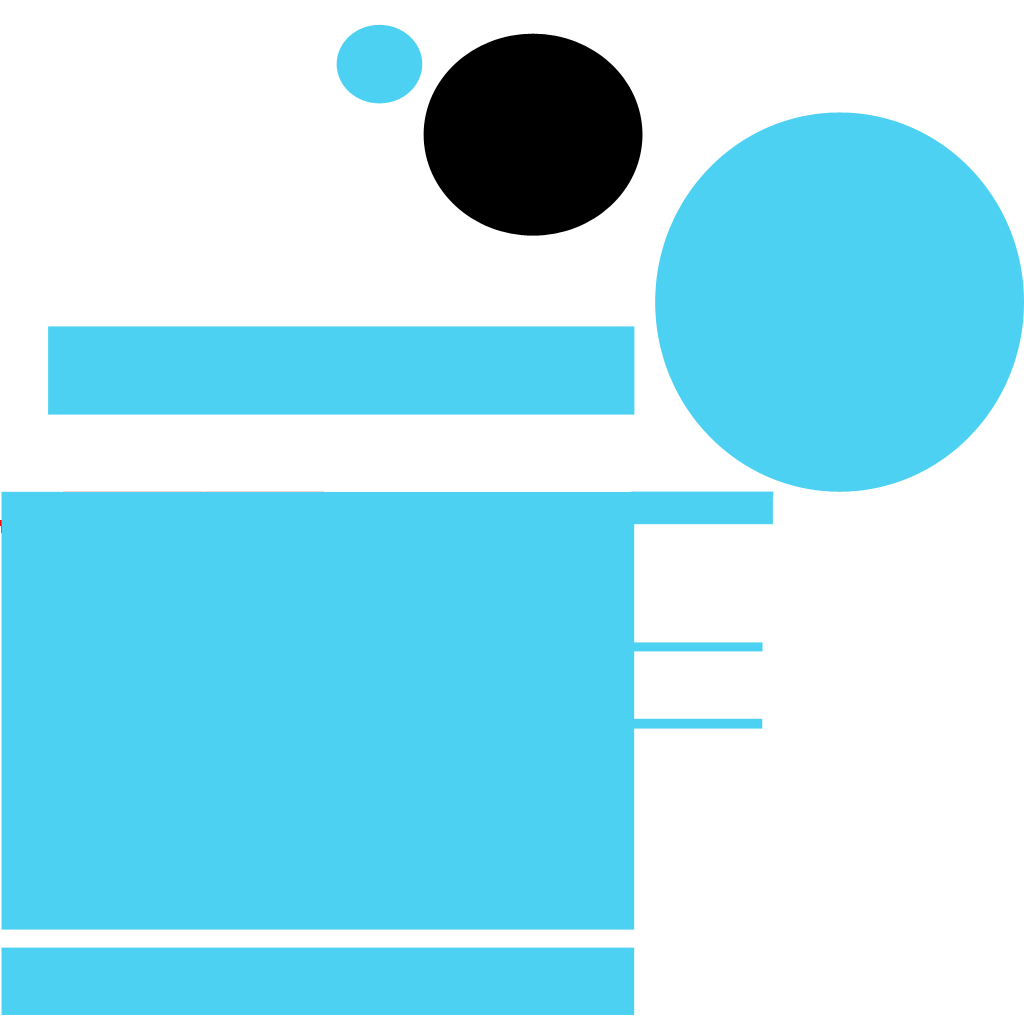
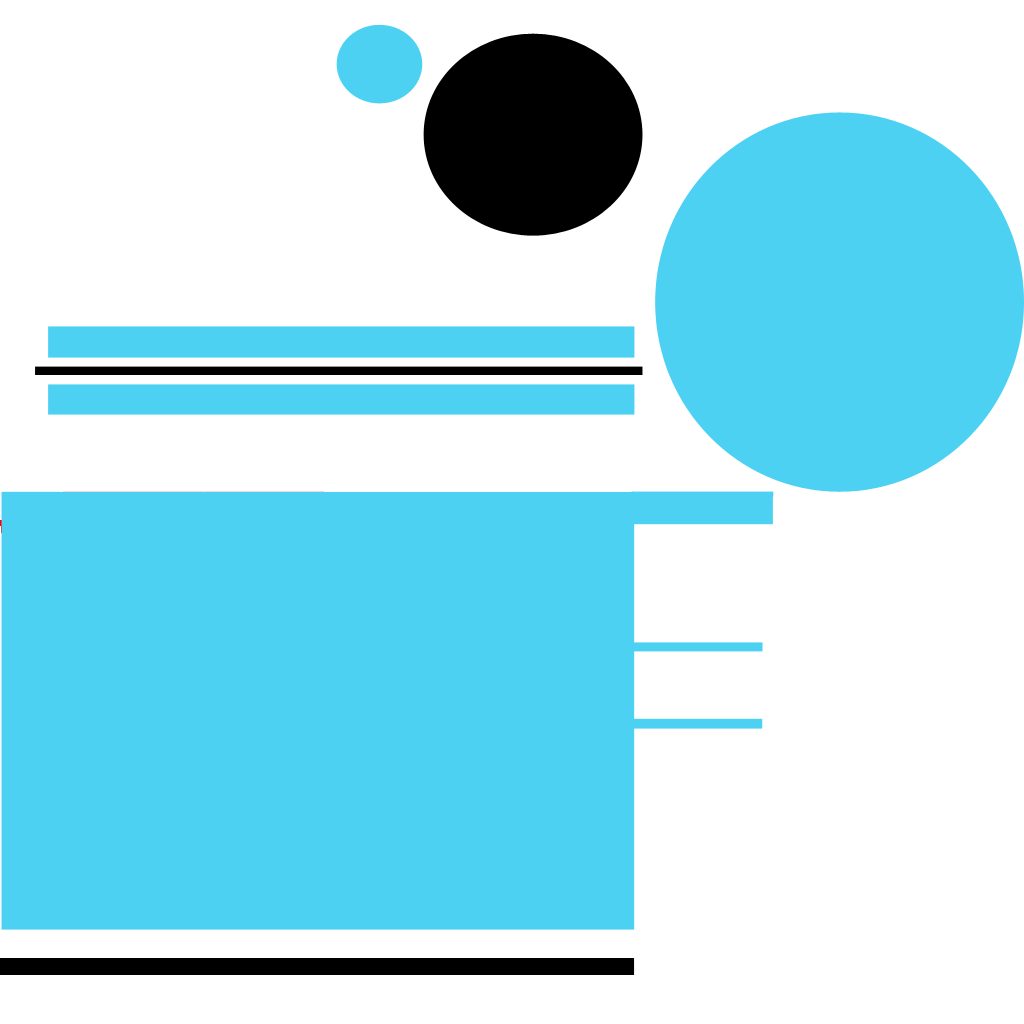
The second 1024x1024 image is a revision of the first. Changes to its layers:
added layer "Shape 17" above "Shape 16" over [35, 366, 643, 375]
added layer "Shape 16" above "Shape 14" over [40, 357, 640, 385]
added layer "Shape 15" above "Shape 2" over [0, 958, 635, 975]
painted on "Shape 2" over [0, 947, 635, 1015]
